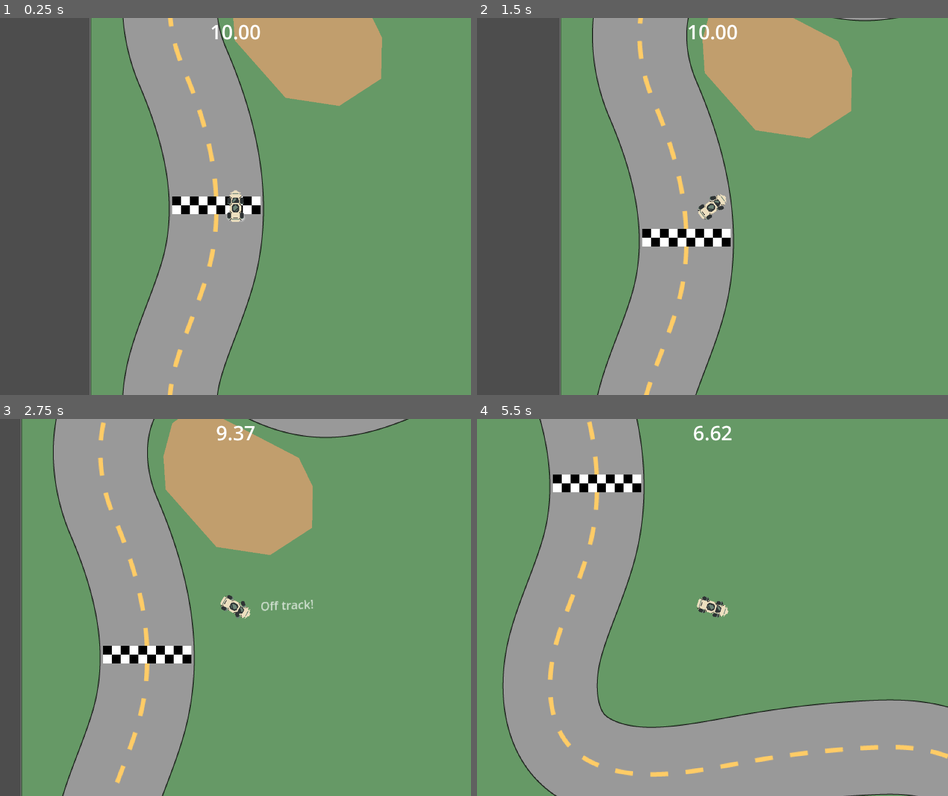
Above: before the commit, frames 1-4 (two rows, left to right).
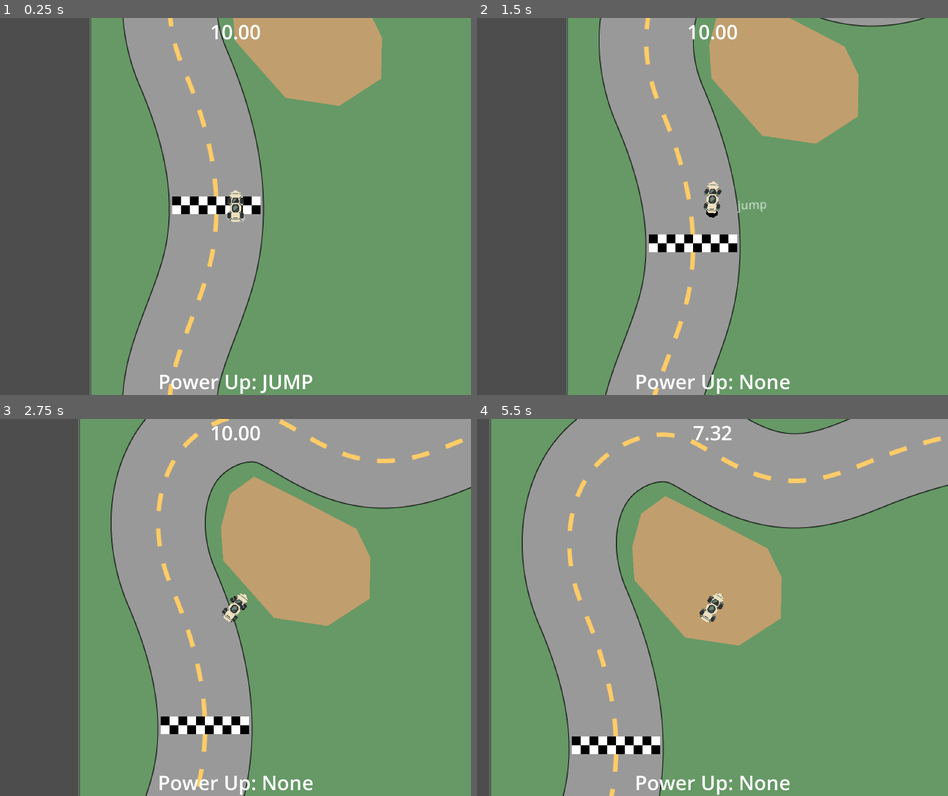
Above: after the commit, the same moments.

Repository: PGComai/Made-at-the-MADE-2025
Game: Godot game, scene res://scenes/racetrack2/racetrack2.tscn
The game is run twice, just before and just after one commit, with the same random seed, the same clock (stepped at 60 frames per second) and the same inputs.
Inputs:
- Up to frame 1 (0.25 s): no input
- Up to frame 2 (1.5 s): hold D (right) 0.53-1.28 s; tap . (a) at 0.6, 1.35 s; hold S (brake) from 1.28 s (still down)
- Up to frame 3 (2.75 s): release S (brake) at 2.03 s; hold D (right) from 2.03 s (still down); tap . (a) at 2.1 s
- Up to frame 4 (5.5 s): tap . (a) every 0.75 s from 2.85 to 5.1 s; release D (right) at 3.53 s; hold A (left) 3.53-5.03 s; hold S (brake) from 5.03 s (still down)

The runs differ from the first frame. In frame 1, 0.5% of the frame differs, in the area x 34-67%, y 94-100%; in frame 2, 9.1%; in frame 3, 53%; in frame 4, 54%, in the area x 0-100%, y 0-100%.

Commit message:
jump and brake

Diff:
--- a/car/car.gd
+++ b/car/car.gd
@@ -3,9 +3,11 @@
 
 
 signal i_died
-
-
-enum PowerUp{BRAKE, JUMP, SHIELD, GHOST, AUTO}
+signal power_up_get(pup: PowerUp)
+signal power_up_used
+
+
+enum PowerUp{BRAKE, JUMP}#, SHIELD, GHOST, AUTO}
 
 
 const INITIAL_SPEED: float = 50.0
@@ -16,6 +18,7 @@
 
 
 @export var show_steer := true
+@export var jump_sprite_curve: Curve
 
 
 var current_powerup: PowerUp
@@ -39,7 +42,9 @@
 var terrain_damp: float = 1.0
 var current_terrain: Terrain
 var braking := false
+var jumping := false
 var on_track := true
+var used_powerup := false
 var life: float = LIFE_TIME
 var is_dead: bool:
 	get:
@@ -50,18 +55,22 @@
 
 @onready var sprite_2d: Sprite2D = $Sprite2D
 @onready var label_grip: Label = $LabelGrip
-@onready var wheel_fl: AnimatedSprite2D = $WheelFL
-@onready var wheel_fr: AnimatedSprite2D = $WheelFR
-@onready var wheel_bl: AnimatedSprite2D = $WheelBL
-@onready var wheel_br: AnimatedSprite2D = $WheelBR
+@onready var wheel_fl: AnimatedSprite2D = $Sprite2D/WheelFL
+@onready var wheel_fr: AnimatedSprite2D = $Sprite2D/WheelFR
+@onready var wheel_bl: AnimatedSprite2D = $Sprite2D/WheelBL
+@onready var wheel_br: AnimatedSprite2D = $Sprite2D/WheelBR
 @onready var smoke_left: GPUParticles2D = $SmokeLeft
 @onready var smoke_right: GPUParticles2D = $SmokeRight
 @onready var vehicle_player: VehiclePlayer = %VehiclePlayer
 @onready var stuff_detector: Area2D = $StuffDetector
 @onready var toast: Toast = %Toast
+@onready var timer_power_up: Timer = $TimerPowerUp
+@onready var sprite_2d_shadow: Sprite2D = $Sprite2DShadow
 
 
 func _ready() -> void:
+	current_powerup = PowerUp[PowerUp.keys().pick_random()]
+	power_up_get.emit(current_powerup)
 	wheels = [wheel_fl, wheel_fr, wheel_bl, wheel_br]
 	for wheel in wheels:
 		wheel.play()
@@ -74,10 +83,40 @@
 		move_and_slide()
 		return
 
-	if not on_track:
+	if not used_powerup:
+		if Input.is_action_just_pressed("a") and not used_powerup:
+			timer_power_up.start()
+			power_up_used.emit()
+			used_powerup = true
+			if current_powerup == PowerUp.BRAKE:
+				braking = true
+				toast.toast("brake")
+			elif current_powerup == PowerUp.JUMP:
+				jumping = true
+				toast.toast("jump")
+				stuff_detector.monitoring = false
+	if not (on_track or jumping):
 		life -= delta
 		if is_dead:
 			i_died.emit()
+
+	if jumping:
+		var jump_height: float = jump_sprite_curve.sample_baked(
+												remap(
+												-timer_power_up.time_left,
+												-timer_power_up.wait_time,
+												0.0,
+												0.0,
+												1.0)
+												) * 20.0
+		sprite_2d.global_position.y = global_position.y - jump_height
+		sprite_2d.global_position.x = global_position.x
+		var shadow_scale: float = remap(-jump_height,
+										-20.0,
+										0.0,
+										0.5,
+										1.0)
+		sprite_2d_shadow.scale = Vector2(shadow_scale, shadow_scale)
 
 	var turn: float = Input.get_axis("left", "right")
 
@@ -93,7 +132,7 @@
 				MIN_GRIP,
 				1.0)
 	grip = pow(grip, 6.0)
-	var tire_smoke: bool = grip < 0.65
+	var tire_smoke: bool = (grip < 0.65 or braking) and not jumping
 	smoke_left.emitting = tire_smoke
 	smoke_right.emitting = tire_smoke
 	label_grip.text = "GRIP: %s" % snappedf(grip, 0.01)
@@ -105,8 +144,9 @@
 	velocity += thrust_dir * speed * delta * grip
 	var ideal_vel: Vector2 = -global_transform.y * velocity.length()
 
-	velocity = velocity.slerp(ideal_vel, 0.08 * grip * terrain_slip)
-	velocity *= drag * remap(grip, MIN_GRIP, 1.0, 0.995, 1.0) * terrain_damp
+	if not jumping:
+		velocity = velocity.slerp(ideal_vel, 0.08 * grip * terrain_slip)
+		velocity *= drag * remap(grip, MIN_GRIP, 1.0, 0.995, 1.0) * terrain_damp
 	if braking:
 		velocity *= BRAKE_EFFECT
 
@@ -115,7 +155,8 @@
 	var ang_diff: float = angle_difference(car_angle, heading.angle() + PI/2.0)
 
 	spin_momentum += absf(ang_diff) * 0.8 * small_speed
-	spin = lerp(spin, ang_diff, 0.02 * grip * terrain_slip)
+	if not jumping:
+		spin = lerp(spin, ang_diff, 0.02 * grip * terrain_slip)
 	var steer_strength: float = pow(speed, 0.95) * (3.0 / INITIAL_SPEED)
 
 	car_angle += spin * delta * steer_strength * spin_momentum * grip * terrain_slip
@@ -139,6 +180,9 @@
 	speed += 50.0 - clampf(float(completed_laps * 5), 5.0, 45.0)
 	print("new accel: %s" % snappedf(speed, 1.0))
 	current_powerup = PowerUp[PowerUp.keys().pick_random()]
+	power_up_get.emit(current_powerup)
+	used_powerup = false
+	timer_power_up.wait_time = clampf(remap(-speed, -300.0, -50.0, 0.2, 1.0), 0.2, 1.0)
 	print(current_powerup)
 	toast.toast("PowerUp! %s" % PowerUp.keys()[current_powerup])
 
@@ -170,6 +214,15 @@
 			current_terrain = null
 			terrain_slip = 1.0
 			terrain_damp = 1.0
-	elif area.is_in_group("track"):
+	elif area.is_in_group("track") and not jumping:
 		on_track = false
 		toast.toast("Off track!")
+
+
+func _on_timer_power_up_timeout() -> void:
+	braking = false
+	jumping = false
+	stuff_detector.monitoring = true
+	sprite_2d.position.y = 0.0
+	sprite_2d.position.x = 0.0
+	sprite_2d_shadow.scale = Vector2.ONE
--- a/car/car.tscn
+++ b/car/car.tscn
@@ -1,10 +1,14 @@
-[gd_scene load_steps=15 format=3 uid="uid://d0o2qlnyynrd1"]
+[gd_scene load_steps=16 format=3 uid="uid://d0o2qlnyynrd1"]
 
 [ext_resource type="Script" uid="uid://ql5fgk7fubbe" path="res://car/car.gd" id="1_2gitb"]
 [ext_resource type="Texture2D" uid="uid://cl2qi4xf1y5vs" path="res://Sprites/Car/body_concept1.png" id="2_dxy33"]
 [ext_resource type="PackedScene" uid="uid://cepc801q0224o" path="res://scenes/toast/toast.tscn" id="2_h3fet"]
 [ext_resource type="PackedScene" uid="uid://30gtxo2tdg4p" path="res://scenes/vehicle_sound/vehicle_player.tscn" id="2_jpe8o"]
 [ext_resource type="PackedScene" uid="uid://sy7cihov55fu" path="res://scenes/vehicle/wheel.tscn" id="3_hkabp"]
+
+[sub_resource type="Curve" id="Curve_bkrhx"]
+_data = [Vector2(0, 0), 0.0, 4.9433246, 0, 0, Vector2(0.49665552, 1), 0.0, 0.0, 0, 0, Vector2(1, 0), -5.1777477, 0.0, 0, 0]
+point_count = 3
 
 [sub_resource type="CircleShape2D" id="CircleShape2D_2gitb"]
 
@@ -51,6 +55,7 @@
 [node name="Car" type="CharacterBody2D"]
 collision_layer = 2
 script = ExtResource("1_2gitb")
+jump_sprite_curve = SubResource("Curve_bkrhx")
 
 [node name="Toast" parent="." instance=ExtResource("2_h3fet")]
 unique_name_in_owner = true
@@ -62,34 +67,60 @@
 shape = SubResource("CircleShape2D_2gitb")
 
 [node name="Sprite2D" type="Sprite2D" parent="."]
-z_index = 2
+z_index = 3
 texture = ExtResource("2_dxy33")
+
+[node name="WheelFL" parent="Sprite2D" instance=ExtResource("3_hkabp")]
+z_index = 3
+position = Vector2(-9, -8)
+frame_progress = 0.60218227
+
+[node name="WheelFR" parent="Sprite2D" instance=ExtResource("3_hkabp")]
+z_index = 3
+position = Vector2(8, -8)
+frame_progress = 0.60218227
+
+[node name="WheelBL" parent="Sprite2D" instance=ExtResource("3_hkabp")]
+z_index = 3
+position = Vector2(-9, 12)
+frame_progress = 0.60218227
+
+[node name="WheelBR" parent="Sprite2D" instance=ExtResource("3_hkabp")]
+z_index = 3
+position = Vector2(8, 12)
+frame_progress = 0.60218227
+
+[node name="Sprite2DShadow" type="Sprite2D" parent="."]
+modulate = Color(0, 0, 0, 1)
+z_index = 1
+rotation = 0.010505824
+texture = ExtResource("2_dxy33")
+
+[node name="WheelFL" parent="Sprite2DShadow" instance=ExtResource("3_hkabp")]
+z_index = 1
+position = Vector2(-9, -8)
+frame_progress = 0.60218227
+
+[node name="WheelFR" parent="Sprite2DShadow" instance=ExtResource("3_hkabp")]
+z_index = 1
+position = Vector2(8, -8)
+frame_progress = 0.60218227
+
+[node name="WheelBL" parent="Sprite2DShadow" instance=ExtResource("3_hkabp")]
+z_index = 1
+position = Vector2(-9, 12)
+frame_progress = 0.60218227
+
+[node name="WheelBR" parent="Sprite2DShadow" instance=ExtResource("3_hkabp")]
+z_index = 1
+position = Vector2(8, 12)
+frame_progress = 0.60218227
 
 [node name="LabelGrip" type="Label" parent="."]
 visible = false
 offset_right = 40.0
 offset_bottom = 23.0
 text = "GRIP: 1.0"
-
-[node name="WheelFL" parent="." instance=ExtResource("3_hkabp")]
-z_index = 2
-position = Vector2(-9, -8)
-frame_progress = 0.60218227
-
-[node name="WheelFR" parent="." instance=ExtResource("3_hkabp")]
-z_index = 2
-position = Vector2(8, -8)
-frame_progress = 0.60218227
-
-[node name="WheelBL" parent="." instance=ExtResource("3_hkabp")]
-z_index = 2
-position = Vector2(-9, 12)
-frame_progress = 0.60218227
-
-[node name="WheelBR" parent="." instance=ExtResource("3_hkabp")]
-z_index = 2
-position = Vector2(8, 12)
-frame_progress = 0.60218227
 
 [node name="SmokeLeft" type="GPUParticles2D" parent="."]
 position = Vector2(-8, 13)
@@ -117,5 +148,10 @@
 [node name="CollisionShape2D" type="CollisionShape2D" parent="StuffDetector"]
 shape = SubResource("CircleShape2D_jpe8o")
 
+[node name="TimerPowerUp" type="Timer" parent="."]
+process_callback = 0
+one_shot = true
+
 [connection signal="area_entered" from="StuffDetector" to="." method="_on_stuff_detector_area_entered"]
 [connection signal="area_exited" from="StuffDetector" to="." method="_on_stuff_detector_area_exited"]
+[connection signal="timeout" from="TimerPowerUp" to="." method="_on_timer_power_up_timeout"]
--- a/main.gd
+++ b/main.gd
@@ -6,6 +6,7 @@
 
 @export var car: Car
 @onready var label_time_left: Label = $LabelTimeLeft
+@onready var label_power_up: Label = $LabelPowerUp
 
 func _process(_delta: float) -> void:
 	label_time_left.text = "%.2f" % car.life
@@ -13,3 +14,13 @@
 func game_over() -> void:
 	var new_game_over = GAME_OVER.instantiate()
 	add_child(new_game_over)
+
+
+func _on_car_power_up_get(pup: Car.PowerUp) -> void:
+	if not label_power_up:
+		await ready
+	label_power_up.text = "Power Up: %s" % Car.PowerUp.keys()[pup]
+
+
+func _on_car_power_up_used() -> void:
+	label_power_up.text = "Power Up: None"
--- a/scenes/racetrack2/racetrack2.tscn
+++ b/scenes/racetrack2/racetrack2.tscn
@@ -139,7 +139,25 @@
 label_settings = SubResource("LabelSettings_gq24m")
 horizontal_alignment = 1
 
+[node name="LabelPowerUp" type="Label" parent="."]
+layout_mode = 1
+anchors_preset = 7
+anchor_left = 0.5
+anchor_top = 1.0
+anchor_right = 0.5
+anchor_bottom = 1.0
+offset_left = -20.0
+offset_top = -23.0
+offset_right = 20.0
+grow_horizontal = 2
+grow_vertical = 0
+text = "Power Up: None"
+label_settings = SubResource("LabelSettings_gq24m")
+horizontal_alignment = 1
+
 [connection signal="checkpoint_entered" from="TextureRect/SubViewport/Racetrack2/CheckpointRecorder" to="TextureRect/SubViewport/Racetrack2/Car" method="_on_checkpoint_entered"]
 [connection signal="seen_all_checkpoints" from="TextureRect/SubViewport/Racetrack2/CheckpointRecorder" to="TextureRect/SubViewport/Racetrack2/Car" method="_on_checkpoint_recorder_seen_all_checkpoints"]
 [connection signal="lap_finished" from="TextureRect/SubViewport/Racetrack2/FinishLine" to="TextureRect/SubViewport/Racetrack2/Car" method="_on_lap_finished"]
 [connection signal="i_died" from="TextureRect/SubViewport/Racetrack2/Car" to="." method="game_over"]
+[connection signal="power_up_get" from="TextureRect/SubViewport/Racetrack2/Car" to="." method="_on_car_power_up_get"]
+[connection signal="power_up_used" from="TextureRect/SubViewport/Racetrack2/Car" to="." method="_on_car_power_up_used"]
